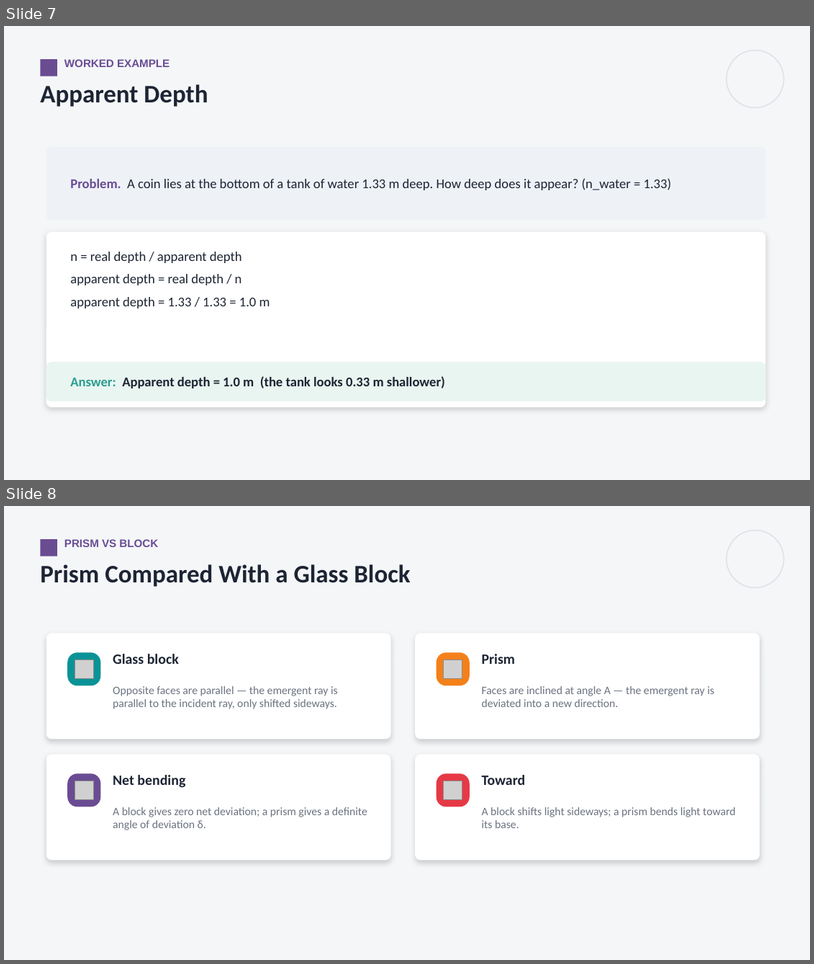
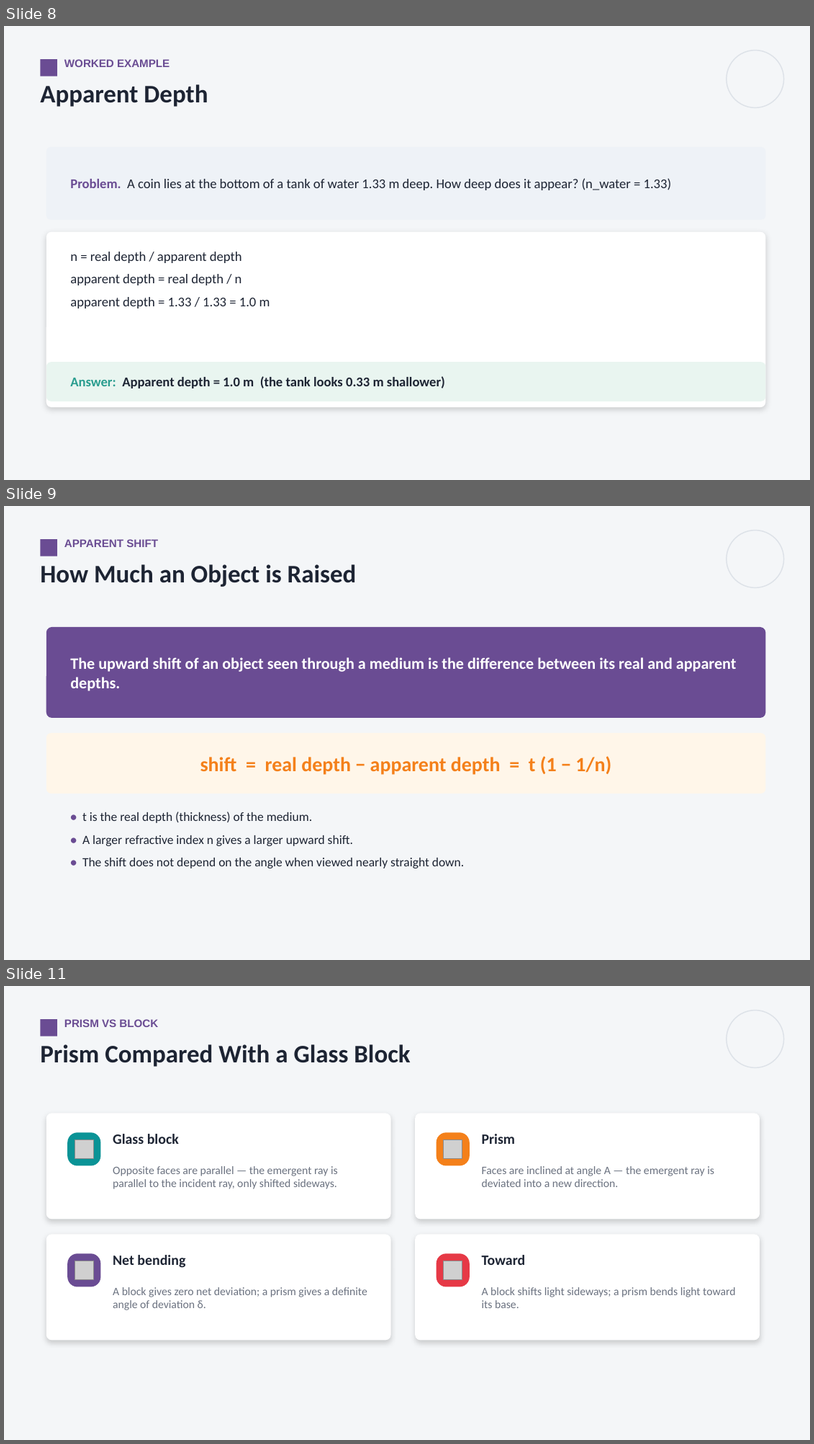
Before and after one commit to parmeshwars2911/MyFirstAR, a slide deck: ppt/Grade10/G10_S35_Refraction_at_Plane_Surfaces_2.pptx. Shown one above the other, each under a label of ours: slides 7 and 8 before the commit, slides 8, 9 and 11 after it; the slides between them are not shown. The pictures are 814x964 and 814x1444 pixels, drawn with LibreOffice and Linux fonts; fonts in the diff are those of the drawing; grey boxes stand for pictures. Boxes give left, top, right and bottom in pixels: in the first picture for what was removed or moved away, otherwise in the second. Text is boxed around its words. In the diff, an @@ line names an element or a change of style, - is before the commit and + after.

```diff
--- a/ppt/Grade10/G10_S35_Refraction_at_Plane_Surfaces_2.pptx
+++ b/ppt/Grade10/G10_S35_Refraction_at_Plane_Surfaces_2.pptx
@@ slide 9 added at [4,506,810,960], background #F4F6F8 @@
@@ rectangle added at [40,539,57,556], fill #6A4C93 @@
@@ text added at [64,539,158,547], 13 pt, text #6A4C93, bold @@
+APPARENT SHIFT
@@ ellipse added at [727,530,784,587], outline #DDE2E8 1.25 pt @@
@@ text added at [40,564,357,587], 30 pt, text #1D2433, bold @@
+How Much an Object is Raised
@@ rounded rectangle added at [46,627,766,718], fill #6A4C93 @@
@@ text added at [70,657,737,691], 19 pt, text #FFFFFF, bold @@
+The upward shift of an object seen through a medium is the difference between its real and apparent depths.
@@ rounded rectangle added at [46,733,766,793], fill #FFF6E9 @@
@@ text added at [201,756,612,775], 24 pt, text #F4801A, bold @@
+shift = real depth − apparent depth = t (1 − 1/n)
@@ text added at [82,811,464,868], 15 pt, text #1D2433 @@
+• t is the real depth (thickness) of the medium.
+• A larger refractive index n gives a larger upward shift.
+• The shift does not depend on the angle when viewed nearly straight down.
@@ what was slide 7 is now slide 8 @@
@@ what was slide 8 is now slide 11 @@
```
Also in this commit, not shown: 3 slides changed, 10 other slides added, 3 other files.
